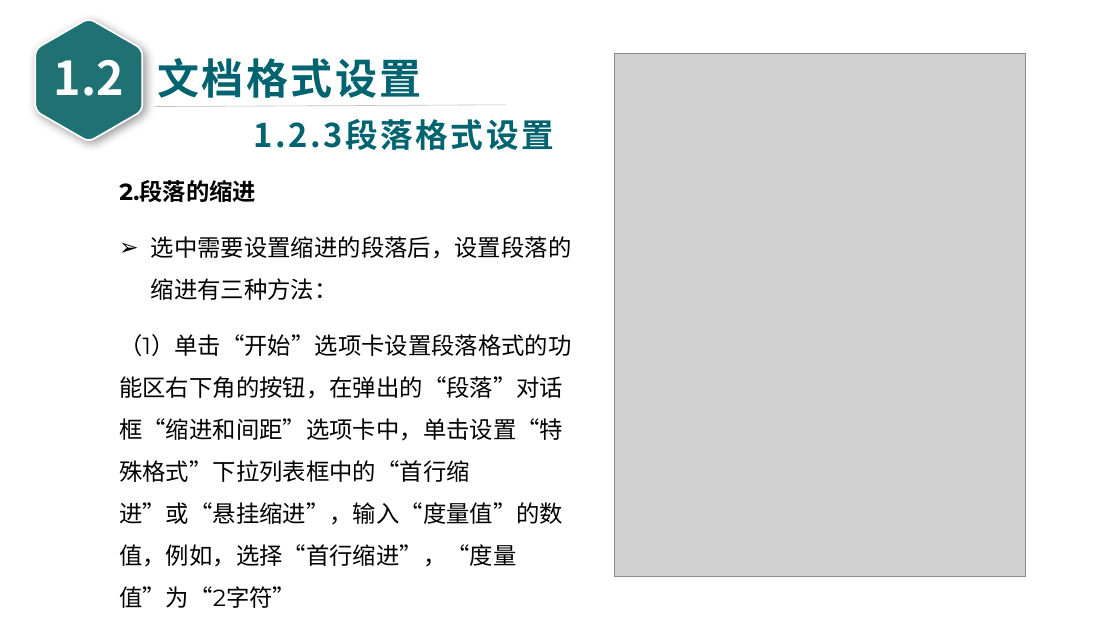
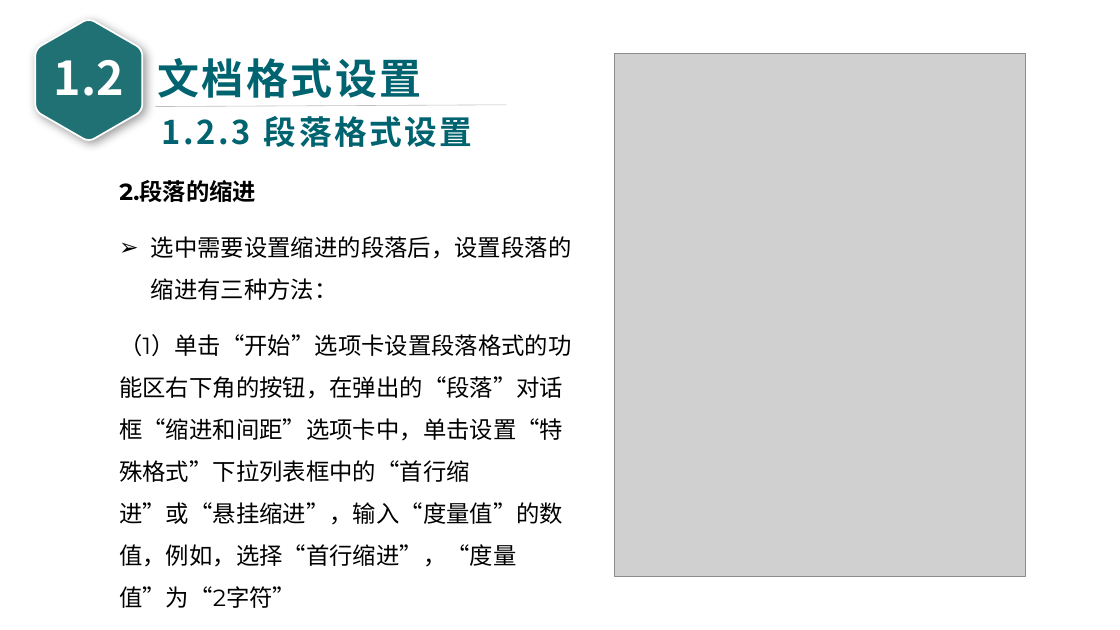
Before and after one commit to glplaman/glplaman.github.io, a slide deck: slide 39 of office/file/wps PPT/第1章 WPS文字文档编辑 - glpla.pptx. Drawn at 1120x630 pixels with LibreOffice and Linux fonts; fonts in the diff are those of the drawing; grey boxes stand for pictures. Boxes give left, top, right and bottom in pixels: in the first picture for what was removed or moved away, otherwise in the second. Text is boxed around its words. In the diff, an @@ line names an element or a change of style, - is before the commit and + after.

```diff
--- a/office/file/wps PPT/第1章 WPS文字文档编辑 - glpla.pptx
+++ b/office/file/wps PPT/第1章 WPS文字文档编辑 - glpla.pptx
@@ text added at bbox=[162, 116, 473, 147], 28 pt, text #006370, bold @@
+1.2.3 段落格式设置
@@ text removed at bbox=[253, 119, 554, 150] @@
-1.2.3段落格式设置
```
Also in this commit, not shown: 91 other slides changed, 9 other files.
